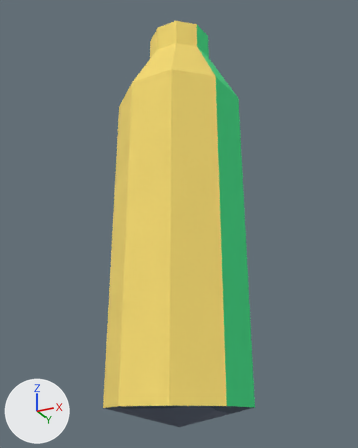
The glTF model props/interactable/oxygen_bottle/oxygenbottle.glb: old version first, new version second.
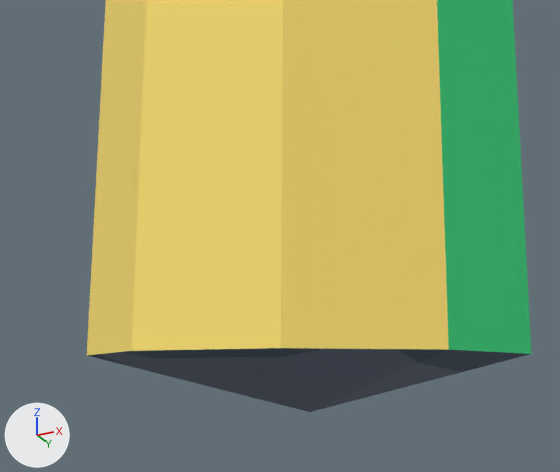
Each version appears first whole from a 50 mm camera at (0.415, -0.832, -0.026) aimed at (-0.008, 0.016, 0.355), and next in a close-up on the part from 20% to 74% of the width and 64% to 100% of the height. The lights are fixed; the arrows at lower left show +X, +Y and +Z. The older version's two pictures come first. Vertices at exactly the same position are counted once.
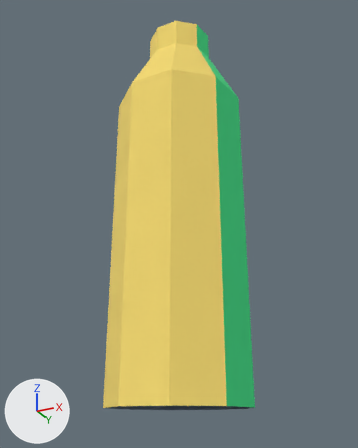
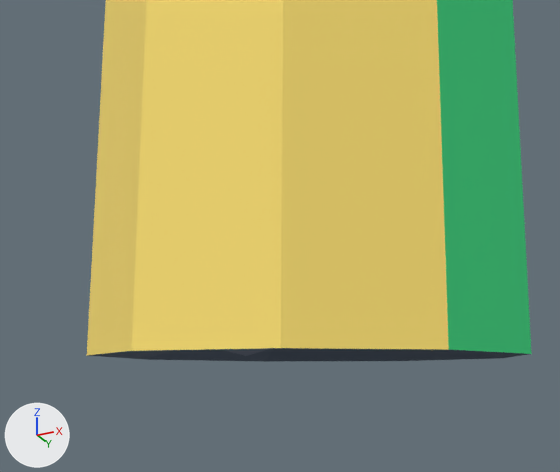
Location of each change, [x1, y1, x2, y2] in pixels of the close-ups (560 x 472 px; the box of a moved part takes in the faces that stretch with it):
```json
{"object": "cylinder", "change": "reshaped", "before": [87, 0, 532, 412], "after": [87, 0, 532, 362]}
{"part": 1, "of": "me_mesh_0", "change": "moved or reshaped", "before": [87, 348, 529, 412], "after": [88, 348, 527, 362]}
```

The change, as JSON lines over the scene's bpy script:
```json
{"block": "me_mesh_0", "where": "# used by ob_cylinder; location = (0.0, 0.0, 0.0)"}
{"op": "remove", "block": "me_mesh_0", "code": "me_mesh_0.from_pydata(...)  # 38 vertices, 72 faces; spans x -0.131..0.131, y -0.125..0.133, z -0.031..0.812"}
{"op": "add", "block": "me_mesh_0", "code": "me_mesh_0.from_pydata(...)  # 38 vertices, 72 faces; spans x -0.131..0.131, y -0.125..0.133, z 0.0..0.812"}
{"block": "me_mesh_0", "change": "me_mesh_0 part 1"}
{"op": "set", "path": "me_mesh_0.vertices[2].co", "old": "(0.0, 0.0, -0.031)", "new": "(0.0, 0.0, 0.031)", "note": "pixel (309, 412) -> not seen"}
```
